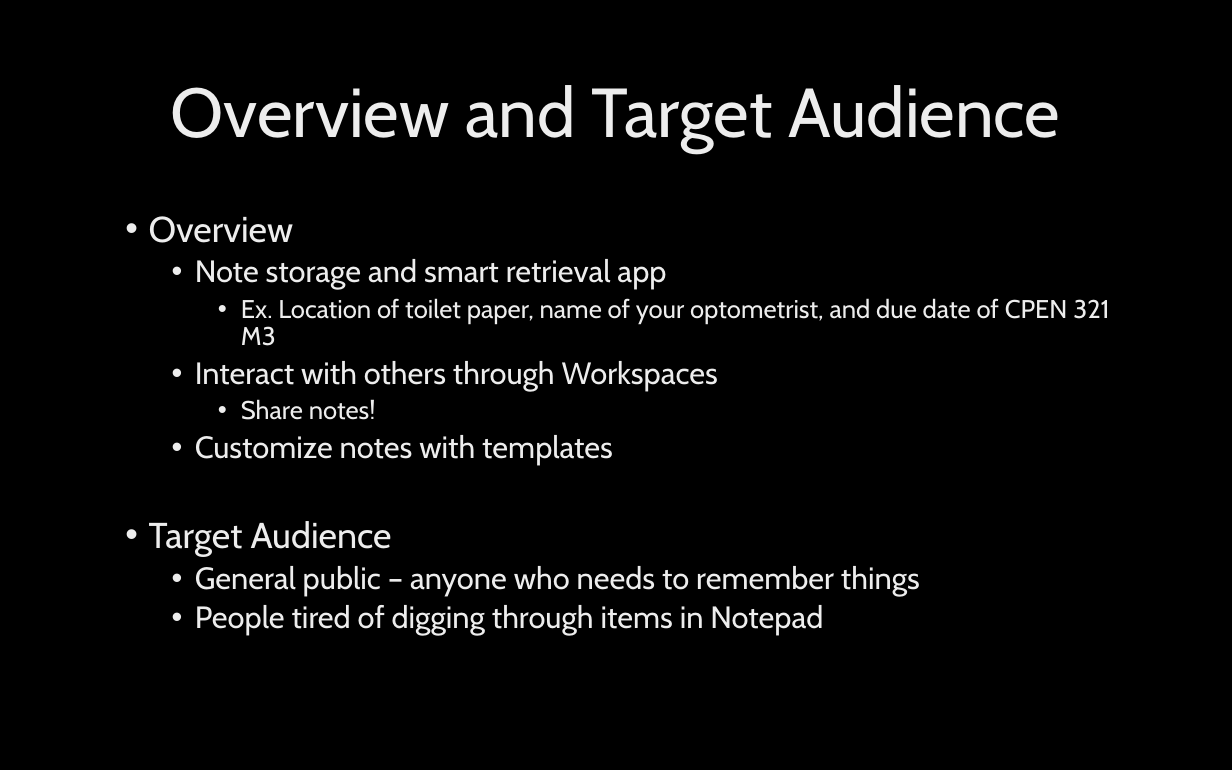
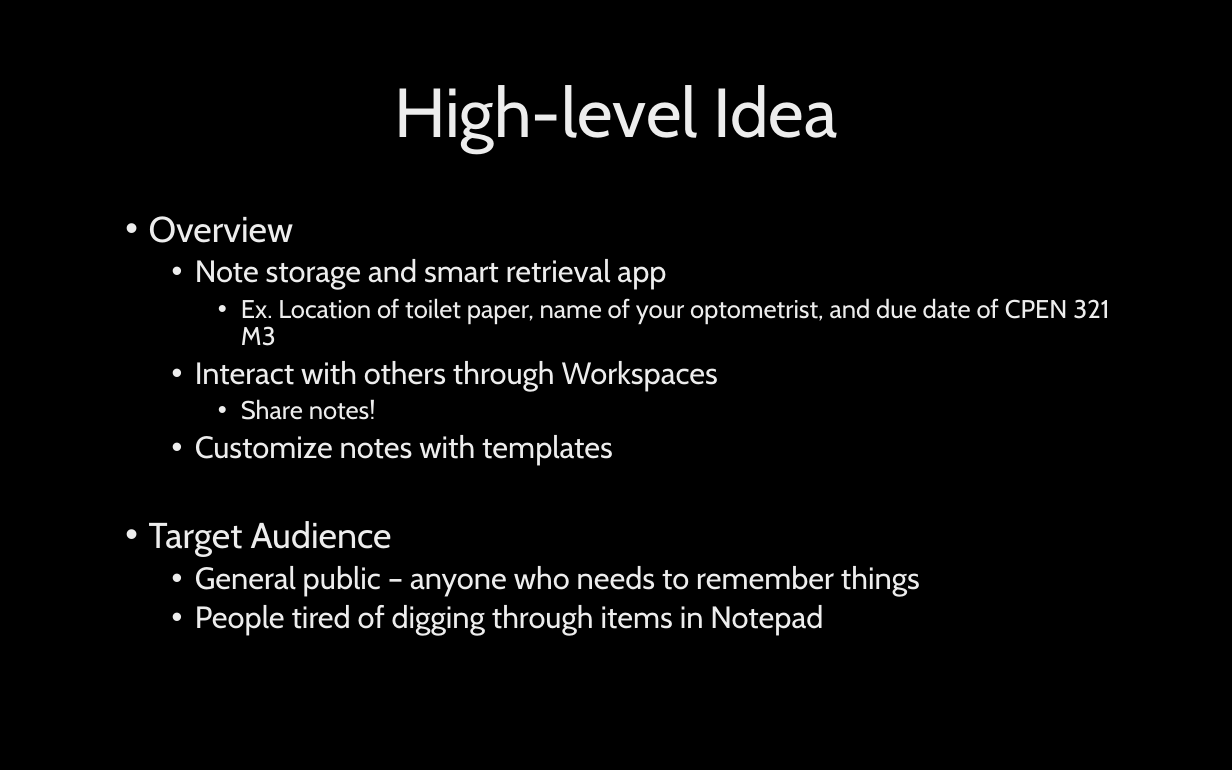
Before and after one commit to MinPoe/frontend-thingspace.ts, a slide deck: slide 2 of ThingSpaceTsM2.pptx. Drawn at 1232x770 pixels with LibreOffice and Linux fonts; fonts in the diff are those of the drawing; background and template pictures are left out. Boxes give left, top, right and bottom in pixels: in the first picture for what was removed or moved away, otherwise in the second. Text is boxed around its words. In the diff, an @@ line names an element or a change of style, - is before the commit and + after.

Commit message:
Slightly changed slide's titles to comply with requirement

```diff
--- a/ThingSpaceTsM2.pptx
+++ b/ThingSpaceTsM2.pptx
@@ title at [394, 85, 838, 153]: text changed @@
-Overview and Target Audience
+High-level Idea
```
Also in this commit, not shown: 3 other slides changed.
